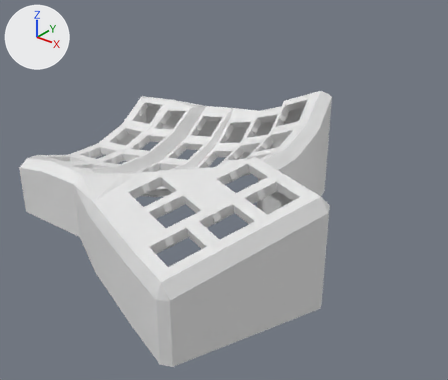
An edit to the Blender file left.blend, drawn before and after from the same camera.
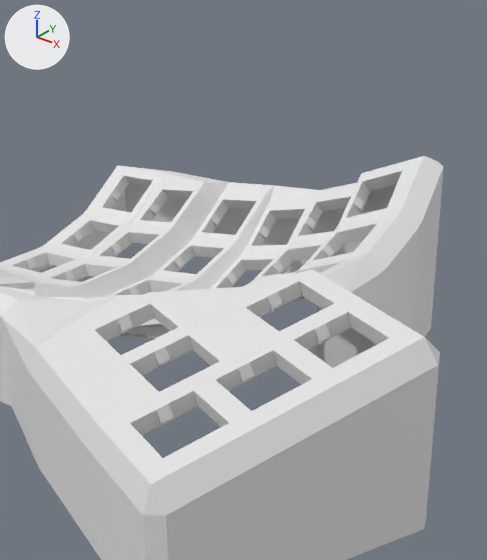
Each version is shown whole from a 50 mm lens placed at (195.0, -196.0, 140.0), pointed at (21.0, 21.0, 5.0), then close up on the part from 16% to 80% of the width and 0% to 86% of the height. Lighting does not change. The marker at upper left points along +X, +Y and +Z.

The older version as bpy lines, for what is in view:
```python
me_left = bpy.data.meshes.new('left')
me_left.from_pydata(...)  # 4800 vertices, 9719 faces; spans x -74.0..105.0, y -86.0..69.0, z 0.0..53.0
ob_left = bpy.data.objects.new('left', me_left)
ob_left.location = (0.0, 0.0, 0.0)
```
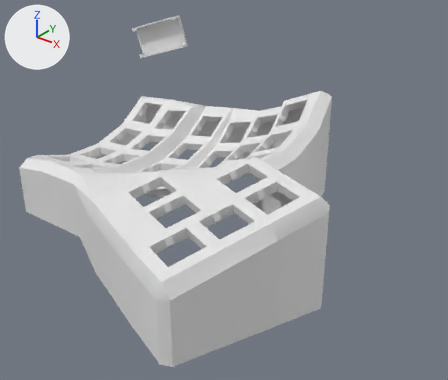
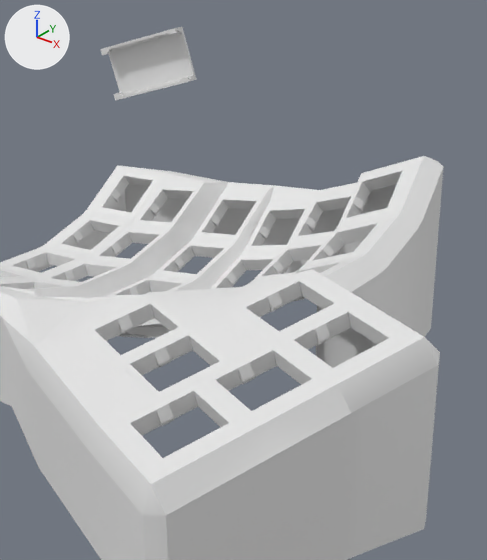
Edits to the bpy script that builds the scene:
```text
Change me_left:
    used by ob_left; location = (0.0, 0.0, 0.0)
    remove me_left.from_pydata(...)  # 4800 vertices, 9719 faces; spans x -74.0..105.0, y -86.0..69.0, z 0.0..53.0
    add me_left.from_pydata(...)  # 4814 vertices, 9687 faces; spans x -74.0..108.0, y -86.0..70.0, z 0.0..53.0
    me_left part 1: 9658 kept faces spanning x -74.0..105.0, y -86.0..69.0, z 0.0..53.0 are now shaded smooth
Add me_arduino_pro_micro_mount_001:
    me_arduino_pro_micro_mount_001.from_pydata(...)  # 52 vertices, 100 faces; spans x -10.2..10.3, y -16.0..18.1, z -4.6..2.0
Add ob_arduino_pro_micro_mount:
    ob_arduino_pro_micro_mount = bpy.data.objects.new('Arduino_pro_micro_mount', me_arduino_pro_micro_mount_001)
    ob_arduino_pro_micro_mount.location = (-103.0, 104.3, 49.6)
    ob_arduino_pro_micro_mount.rotation_euler = (-1.808, 1.881, 9.494)  # degrees (-104, 108, 184)
```

Pixel boxes (x1, y1, x2, y2) of what changed, in the close-ups (487 x 560 px):
'Arduino_pro_micro_mount', added: after (101, 27, 196, 100)
part 1 of me_left, shading changed: (31, 335, 439, 446) in both
